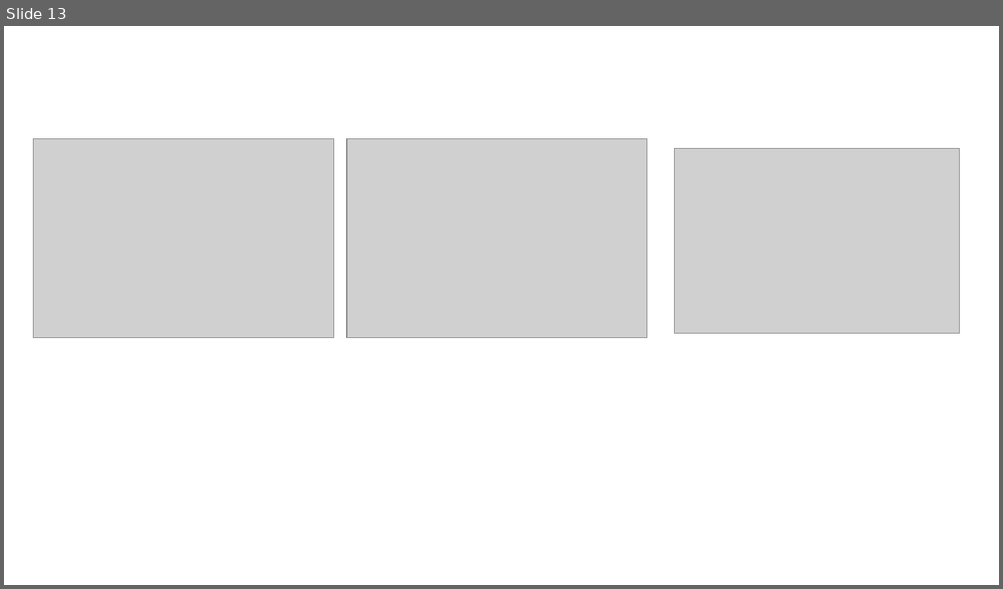
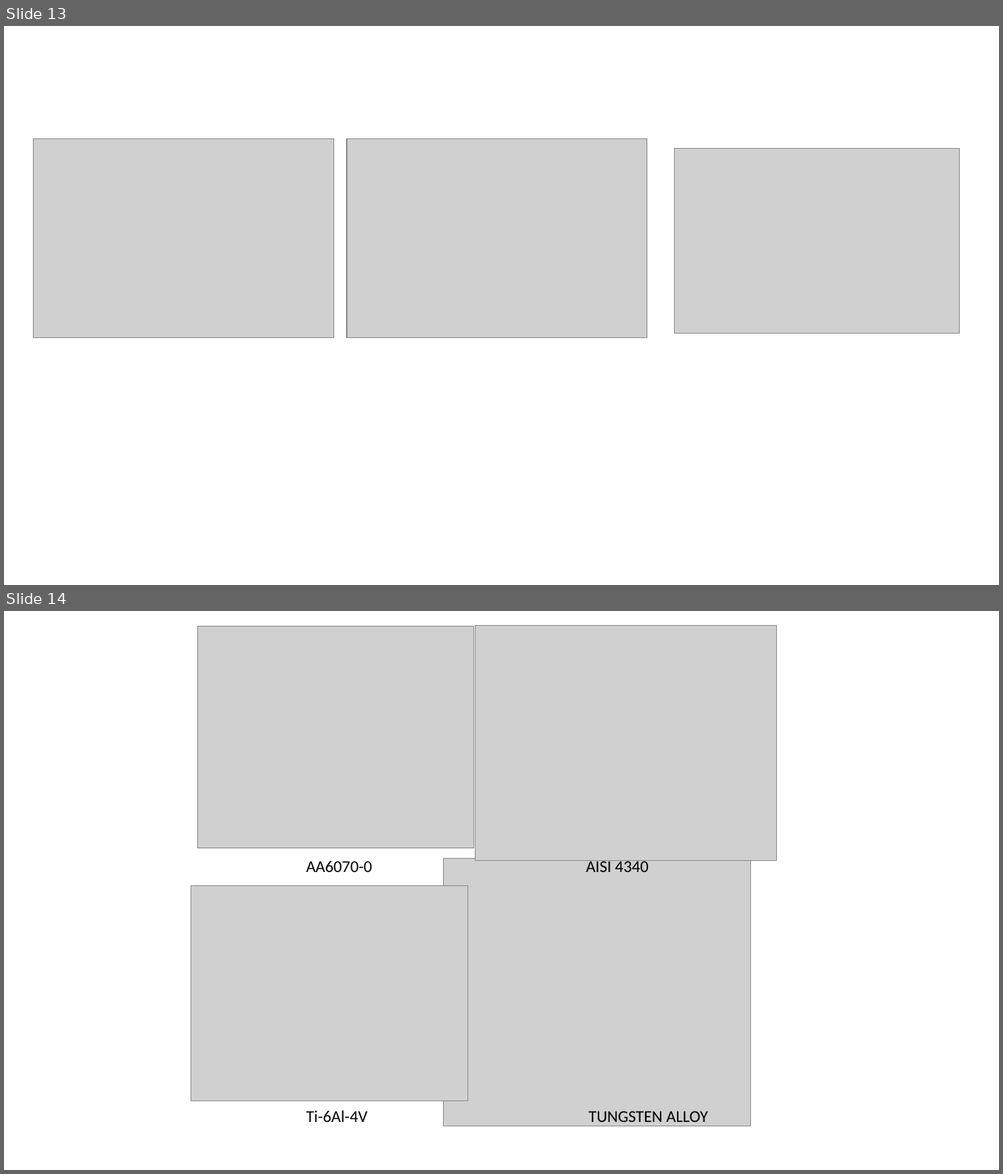
Before and after one commit to amoudes/HVI, a slide deck: Results_Presentation.pptx. Shown one above the other, each under a label of ours: slide 13 before the commit, slides 13 and 14 after it. The pictures are 1003x589 and 1003x1174 pixels, drawn with LibreOffice and Linux fonts; fonts in the diff are those of the drawing; grey boxes stand for pictures. Boxes give left, top, right and bottom in pixels: in the first picture for what was removed or moved away, otherwise in the second. Text is boxed around its words. In the diff, an @@ line names an element or a change of style, - is before the commit and + after.

```diff
--- a/Results_Presentation.pptx
+++ b/Results_Presentation.pptx
@@ slide 14 added at [4, 611, 999, 1170], background #FFFFFF @@
@@ picture added at [197, 626, 474, 849] @@
@@ group added at [191, 625, 776, 1127]: 4 texts, 3 pictures @@
+AA6070-0
+TUNGSTEN ALLOY
+Ti-6Al-4V
+AISI 4340
```
Also in this commit, not shown: 32 other files.
